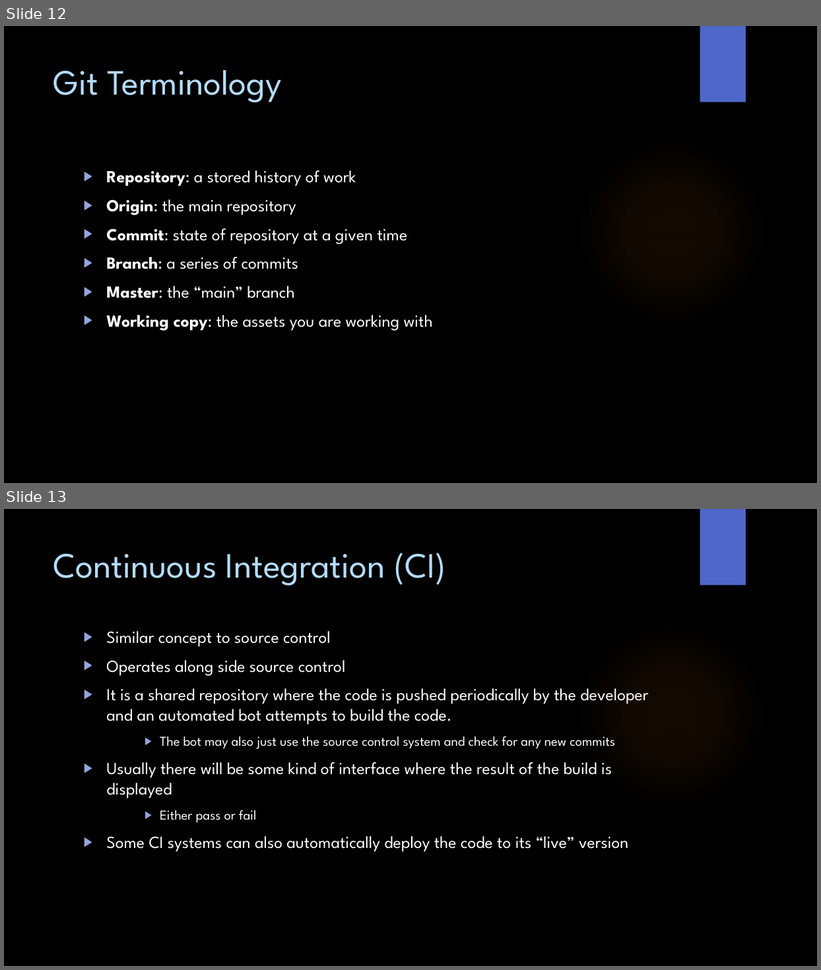
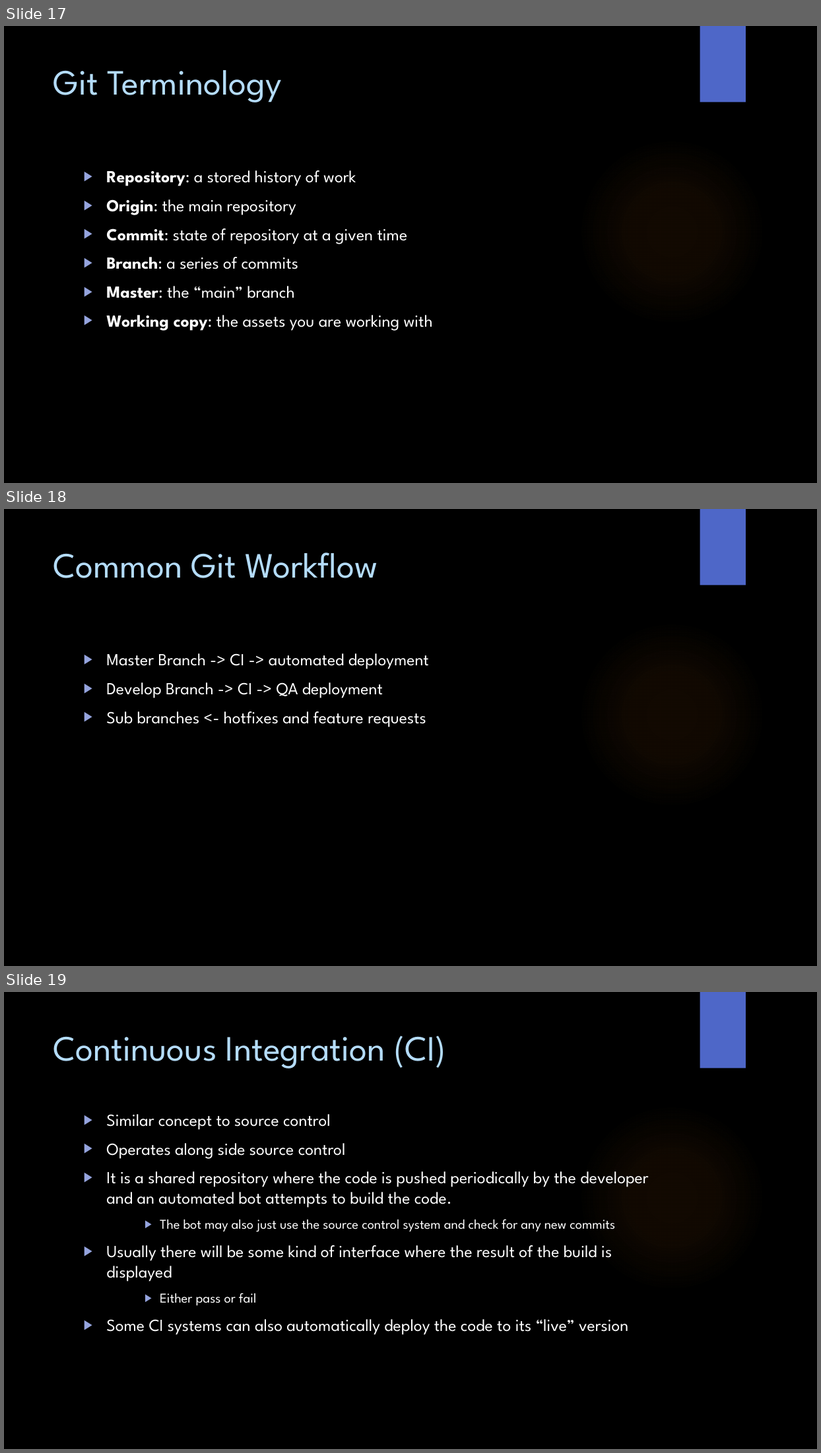
Before and after one commit to WitsSoftDev/SoftDev2016, a slide deck: Session 1/Softdev Session 1 2016.pptx. Shown one above the other, each under a label of ours: slides 12 and 13 before the commit, slides 17, 18 and 19 after it. The pictures are 821x970 and 821x1453 pixels, drawn with LibreOffice and Linux fonts; fonts in the diff are those of the drawing; background and template pictures are left out. Boxes give left, top, right and bottom in pixels: in the first picture for what was removed or moved away, otherwise in the second. Text is boxed around its words. In the diff, an @@ line names an element or a change of style, - is before the commit and + after.

```diff
--- a/Session 1/Softdev Session 1 2016.pptx
+++ b/Session 1/Softdev Session 1 2016.pptx
@@ slide 18 added at (x1=4, y1=509, x2=817, y2=966), background picture (left out); not listed: 2 template elements that a slide beside it also shows @@
@@ title added at (x1=54, y1=553, x2=378, y2=578), 42 pt, text #B4DCFA @@
+Common Git Workflow
@@ text added at (x1=106, y1=654, x2=429, y2=727), 20 pt, text #FFFFFF @@
+▶ Master Branch -> CI -> automated deployment
+▶ Develop Branch -> CI -> QA deployment
+▶ Sub branches <- hotfixes and feature requests
@@ what was slide 12 is now slide 17 @@
@@ what was slide 13 is now slide 19 @@
```
Also in this commit, not shown: 5 other slides added, 1 other file.
